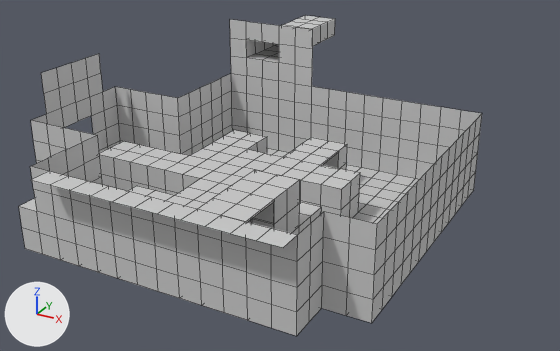
An edit to the FBX model Assets/gra_3d/geometry-11-room3part2.FBX, drawn before and after from the same camera.
Camera for both pictures: a 50 mm lens placed at (41.37, -9.49, 7.15), pointed at (33.14, 5.48, -0.33). Every picture has the same lights, and +X, +Y and +Z are marked at lower left. Mesh edges are drawn as thin lines. Where no turn or scale is listed for an object, it has been applied to the vertices. Vertices at the same position are counted once.

Objects in the first picture: 'room3-part2'.
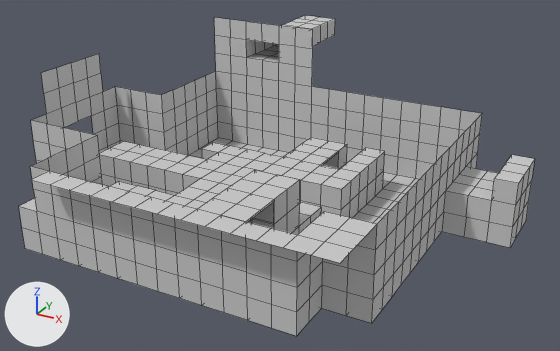
Location of each change, [x1, y1, x2, y2] in pixels of the pictures (560 x 351 px):
'room3-part2', reshaped (11% wider)
    before: [19, 16, 482, 336]
    after: [19, 16, 535, 336]
part 1 of me_mesh, built on
    before: [162, 74, 466, 231]
    after: [110, 17, 535, 263]

The edits, one by one:
me_mesh is used by ob_room3_part2; location (27.94, 4.32, -1.02).
me_mesh had 821 vertices, 776 faces and spanned x 0.0..9.14, y -4.06..7.62, z 0.0..3.56.
me_mesh now has 890 vertices, 843 faces and spans x 0.0..10.67, y -4.06..7.62, z 0.0..3.56.
Part 1, on me_mesh:
23 vertices are removed from x 2.03..9.14, y -2.03..3.56, z 0.0..2.03.
57 faces are deleted.
9 vertices in x 2.03, y 1.52..3.05, z 1.02..2.03 move by (-0.51, 0.51, 0.0).
3 vertices in x 2.03, y 2.54..3.05, z 0.51..1.02 move by (-0.51, 0.0, -0.51).
2 vertices move from x 2.03, y 3.56, z 1.02..1.52 to x 1.52, y 4.06, z 1.02..1.52.
2 vertices are added at (9.14, -3.56, 2.03), (9.14, -4.06, 2.03).
20 new vertices lie (0.51, 0.0, 0.0) away from vertices in x 3.05..9.14, y -4.06..3.05, z 0.0..2.03.
13 new vertices lie (-0.51, 0.0, 0.0) away from vertices in x 2.03..3.05, y -2.54..4.06, z 0.0..3.56.
11 new vertices lie (0.0, 0.51, 0.0) away from vertices in x 1.52..7.11, y -2.54..2.54, z 0.0..1.52.
10 new vertices lie (0.51, 0.0, 0.0) away from vertices in x 9.65, y 1.52..3.05, z 0.0..1.02.
8 new vertices lie (0.0, 0.51, 0.0) away from vertices in x 1.52..7.11, y 2.03..3.05, z 0.0..1.02.
8 new vertices lie (0.51, 0.0, 0.0) away from vertices in x 10.16, y 1.52..3.05, z 0.0..1.02.
8 new vertices lie (0.0, 0.51, 0.0) away from vertices in x 6.6..10.67, y 1.52..2.54, z 0.0..1.02.
7 new vertices lie (0.0, 0.0, 0.5) away from vertices in x 10.16..10.67, y 1.52..3.05, z 1.02.
5 new vertices lie (0.0, -0.51, 0.0) away from vertices in x 6.6..10.67, y -2.54..3.05, z 0.51..2.03.
124 new faces join them.
